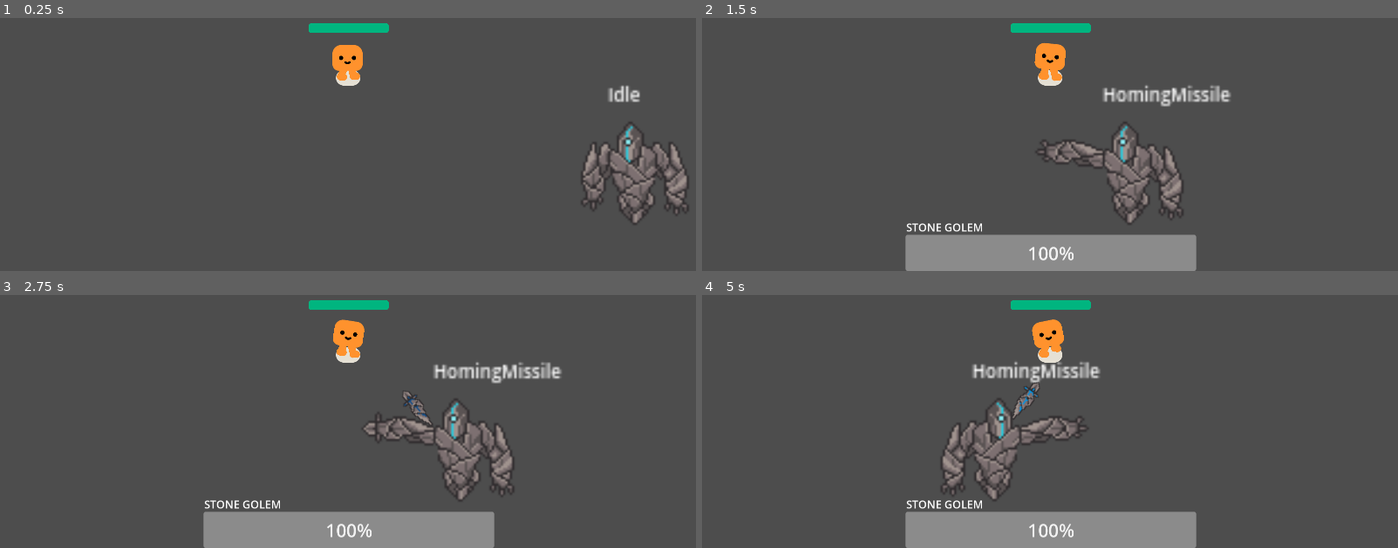
Above: before the commit, frames 1-4 (two rows, left to right).
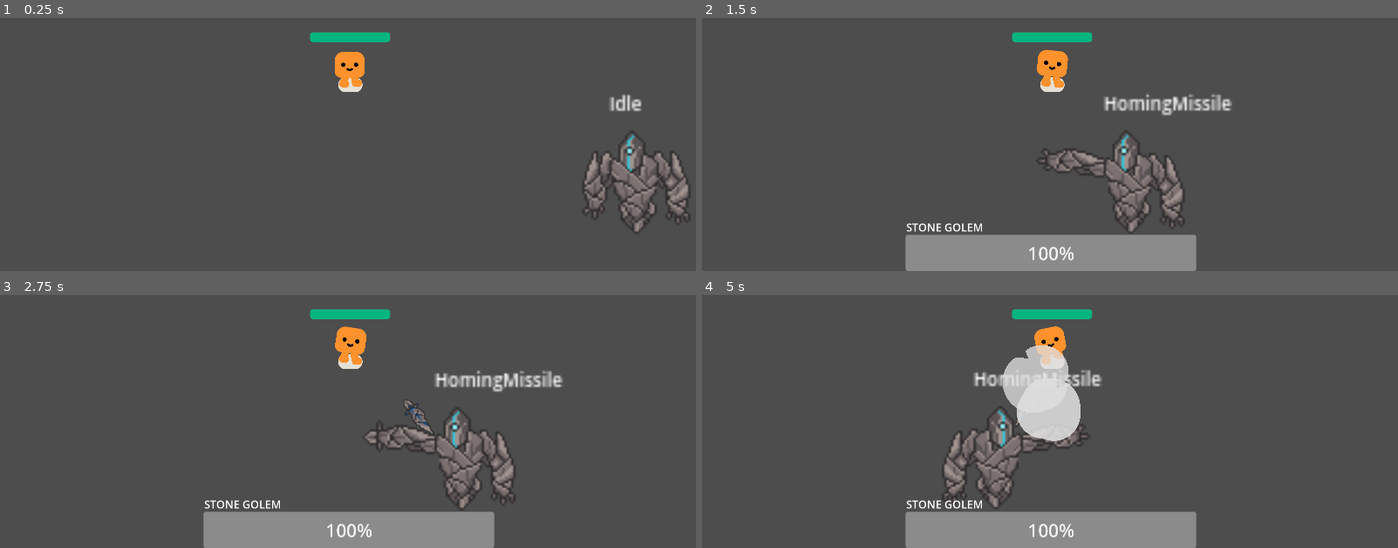
Above: after the commit, the same moments.

Repository: Tonykuang1028/FinalProject
Game: Godot game, scene res://bossroom.tscn
Same seed, same stepped clock (60 frames per second), same inputs: the game is played once before the commit and once after it. This scene is started directly instead of the project's main scene.
Inputs:
- Up to frame 1 (0.25 s): no input
- Up to frame 2 (1.5 s): tap Enter (ui_accept) at 0.5, 0.77 s; hold D (move_right) from 0.53 s (still down)
- Up to frame 3 (2.75 s): tap Enter (ui_accept) at 1.52 s; release D (move_right) at 2.03 s; hold A (move_left) from 2.03 s (still down)
- Up to frame 4 (5 s): release A (move_left) at 2.78 s; hold D (move_right) 2.78-4.28 s; tap Enter (ui_accept) at 3.02, 3.77, 4.52 s; hold A (move_left) from 4.28 s (still down)

The runs differ from the first frame. In frame 1, 3.9% of the frame differs, in the area x 44-100%, y 2-86%; in frame 2, 5.0%; in frame 3, 5.2%; in frame 4, 6.7%, in the area x 34-58%, y 2-85%.
Error before the commit: Invalid access to property or key 'position' on a base object of type 'null instance'. (res://Dash.gd:13)

Commit message:
nothing much

Diff:
--- a/HomingMissile.gd
+++ b/HomingMissile.gd
@@ -18,4 +18,4 @@
 func transition():
 	if can_transition:
 		can_transition = false
-		get_parent().change_state("Dash")
+		get_parent().change_state("Follow")
--- a/bulleted.gd
+++ b/bulleted.gd
@@ -24,3 +24,7 @@
 
 func _on_body_entered(_body):
 	queue_free()
+	const SMOKE_SCENE = preload("res://smoke_explosion/smoke_explosion.tscn")
+	var smoke = SMOKE_SCENE.instantiate()
+	get_parent().add_child(smoke)
+	smoke.global_position = global_position
--- a/characters/happy_boo/happy_boo.tscn
+++ b/characters/happy_boo/happy_boo.tscn
@@ -581,6 +581,7 @@
 }
 
 [node name="HappyBoo" type="Node2D"]
+position = Vector2(0, 1)
 script = ExtResource("1_kg7lb")
 
 [node name="AnimationPlayer" type="AnimationPlayer" parent="."]
--- a/player.tscn
+++ b/player.tscn
@@ -5,10 +5,10 @@
 [ext_resource type="PackedScene" uid="uid://cuve5o1iq0cyi" path="res://gun.tscn" id="3_8wt0r"]
 
 [sub_resource type="CircleShape2D" id="CircleShape2D_im2kr"]
-radius = 29.0172
+radius = 43.0116
 
 [sub_resource type="CircleShape2D" id="CircleShape2D_v11ta"]
-radius = 38.0132
+radius = 53.0377
 
 [sub_resource type="StyleBoxFlat" id="StyleBoxFlat_3316x"]
 bg_color = Color(0.74902, 0, 0.192157, 1)
@@ -25,17 +25,18 @@
 corner_radius_bottom_left = 8
 
 [node name="Player" type="CharacterBody2D"]
+position = Vector2(0, 2)
 script = ExtResource("1_p0vna")
 
 [node name="HappyBoo" parent="." instance=ExtResource("1_i6n6t")]
 unique_name_in_owner = true
-position = Vector2(-2, 7)
 
 [node name="CollisionShape2D" type="CollisionShape2D" parent="."]
-position = Vector2(-2, 1)
+position = Vector2(-3, -32)
 shape = SubResource("CircleShape2D_im2kr")
 
 [node name="Camera2D" type="Camera2D" parent="."]
+position = Vector2(-4, -25)
 
 [node name="Gun" parent="." instance=ExtResource("3_8wt0r")]
 visible = false
@@ -44,11 +45,12 @@
 
 [node name="HurtBox" type="Area2D" parent="."]
 unique_name_in_owner = true
+position = Vector2(-4, -25)
 collision_layer = 0
 collision_mask = 2
 
 [node name="CollisionShape2D" type="CollisionShape2D" parent="HurtBox"]
-position = Vector2(-2, 1)
+position = Vector2(1, -8)
 shape = SubResource("CircleShape2D_v11ta")
 debug_color = Color(0.898039, 0.282353, 0.368627, 0.419608)
 
--- a/stone_golem.gd
+++ b/stone_golem.gd
@@ -18,5 +18,5 @@
 		sprite.flip_h = false
 
 func _physics_process(delta):
-	velocity = direction.normalized() * 40
+	velocity = direction.normalized() * 100
 	move_and_collide(velocity * delta)
--- a/survivors_game.tscn
+++ b/survivors_game.tscn
@@ -1,8 +1,7 @@
-[gd_scene load_steps=5 format=3 uid="uid://btn6rqffudpog"]
+[gd_scene load_steps=4 format=3 uid="uid://btn6rqffudpog"]
 
 [ext_resource type="Script" path="res://survivors_game.gd" id="1_kls5p"]
 [ext_resource type="PackedScene" uid="uid://be2yma1l3fq8" path="res://player.tscn" id="1_so1bh"]
-[ext_resource type="PackedScene" uid="uid://bkt56macggrho" path="res://pine_tree.tscn" id="2_i21pu"]
 
 [sub_resource type="Curve2D" id="Curve2D_wj5uv"]
 _data = {
@@ -33,24 +32,6 @@
 unique_name_in_owner = true
 position = Vector2(-123, -104)
 rotation = 0.000905387
-
-[node name="PineTree" parent="." instance=ExtResource("2_i21pu")]
-position = Vector2(263, 890)
-
-[node name="PineTree2" parent="." instance=ExtResource("2_i21pu")]
-position = Vector2(1166, 800)
-
-[node name="PineTree3" parent="." instance=ExtResource("2_i21pu")]
-position = Vector2(1208, 248)
-
-[node name="PineTree4" parent="." instance=ExtResource("2_i21pu")]
-position = Vector2(1441, 511)
-
-[node name="PineTree6" parent="." instance=ExtResource("2_i21pu")]
-position = Vector2(214, 391)
-
-[node name="PineTree5" parent="." instance=ExtResource("2_i21pu")]
-position = Vector2(708, 284)
 
 [node name="Timer" type="Timer" parent="."]
 wait_time = 0.08
@@ -84,11 +65,5 @@
 theme_override_font_sizes/font_size = 161
 text = "Game Over"
 
-[node name="PineTree7" parent="." instance=ExtResource("2_i21pu")]
-position = Vector2(729, 906)
-
-[node name="PineTree8" parent="." instance=ExtResource("2_i21pu")]
-position = Vector2(1712, 888)
-
 [connection signal="health_depleted" from="Player" to="." method="_on_player_health_depleted"]
 [connection signal="timeout" from="Timer" to="." method="_on_timer_timeout"]
